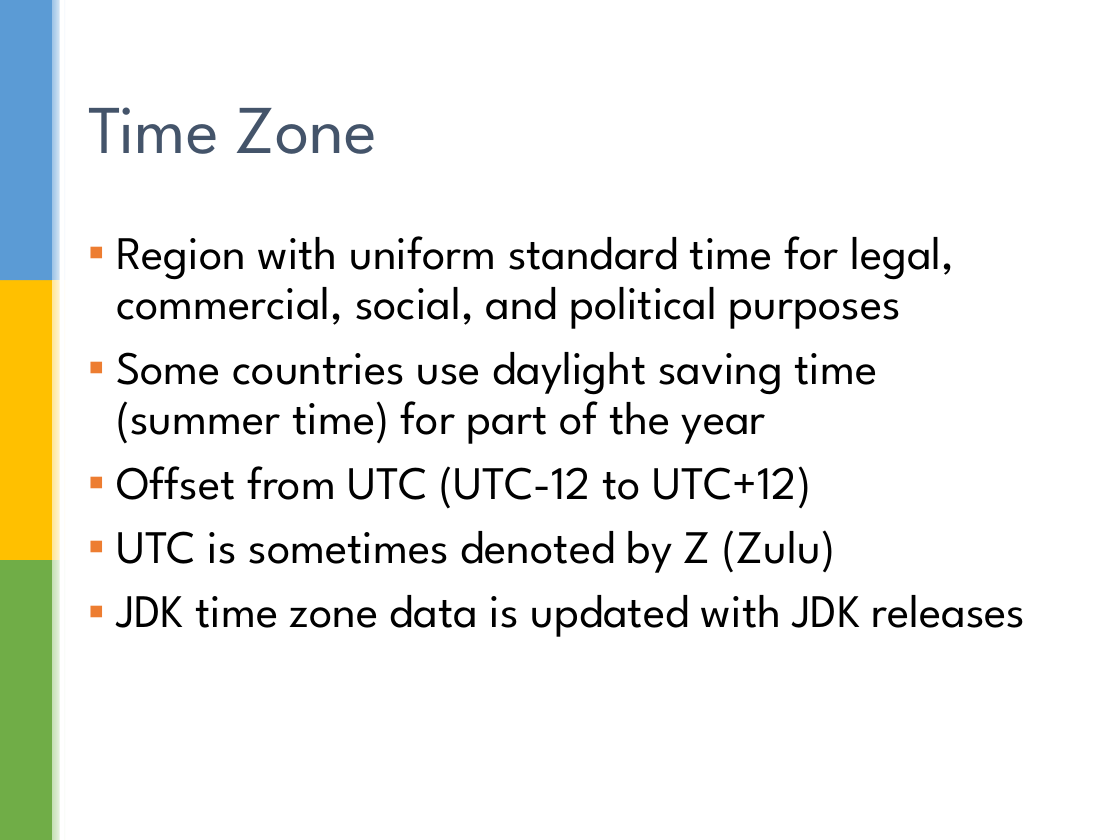
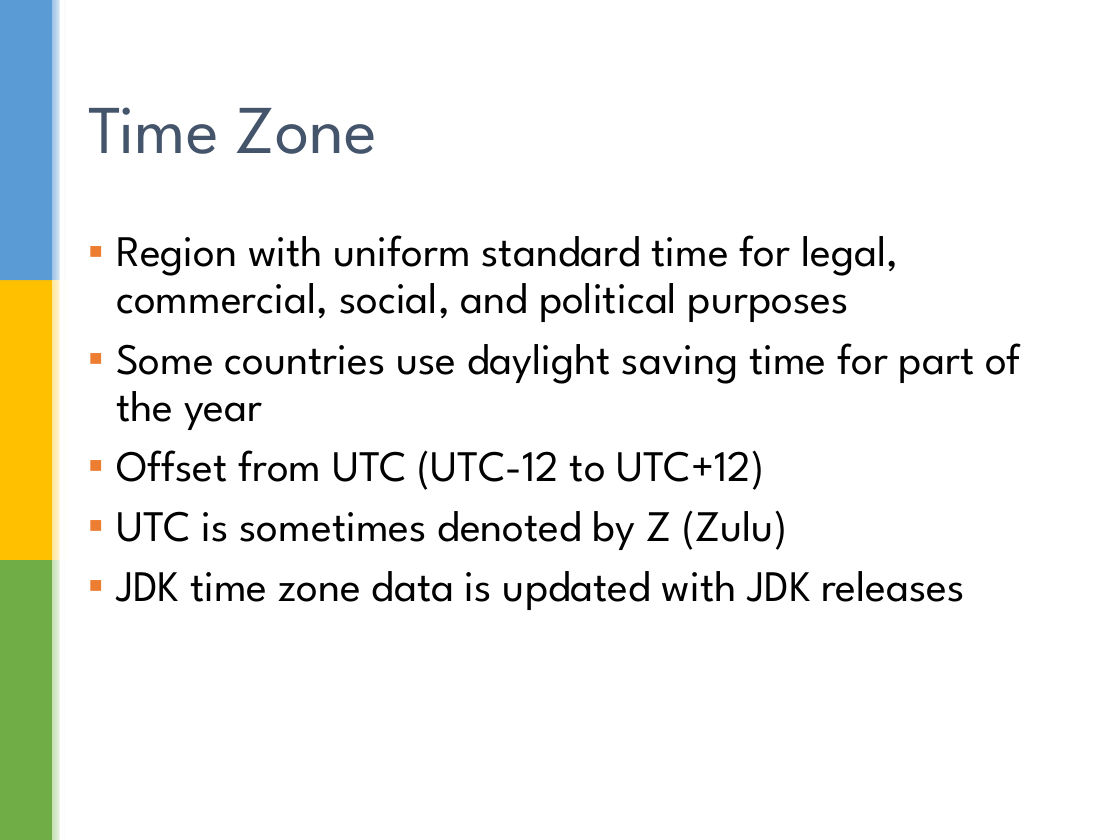
Before and after one commit to sualeh/make-a-date, a slide deck: slide 27 of Java 8 Date and Time API.pptx (slide 26 before the commit). Drawn at 1120x840 pixels with LibreOffice and Linux fonts; fonts in the diff are those of the drawing; background and template pictures are left out. Boxes give left, top, right and bottom in pixels: in the first picture for what was removed or moved away, otherwise in the second. Text is boxed around its words. In the diff, an @@ line names an element or a change of style, - is before the commit and + after.

Commit message:
Font size changes, and tweaks

```diff
--- a/Java 8 Date and Time API.pptx
+++ b/Java 8 Date and Time API.pptx
@@ text at box(116, 235, 964, 610): size 30 to 28 pt in "Region with uniform standard time for legal, ...", "Offset from UTC (UTC-12 to UTC+12)", "UTC is sometimes denoted by Z (Zulu)", "JDK time zone data is updated with ..." @@
@@ text at box(116, 343, 1021, 430): text changed; size 30 to 28 pt @@
-▪ Some countries use daylight saving time (summer time) for part of the year
+▪ Some countries use daylight saving time for part of the year
```
Also in this commit, not shown: 31 other slides changed, 1 slide added.
